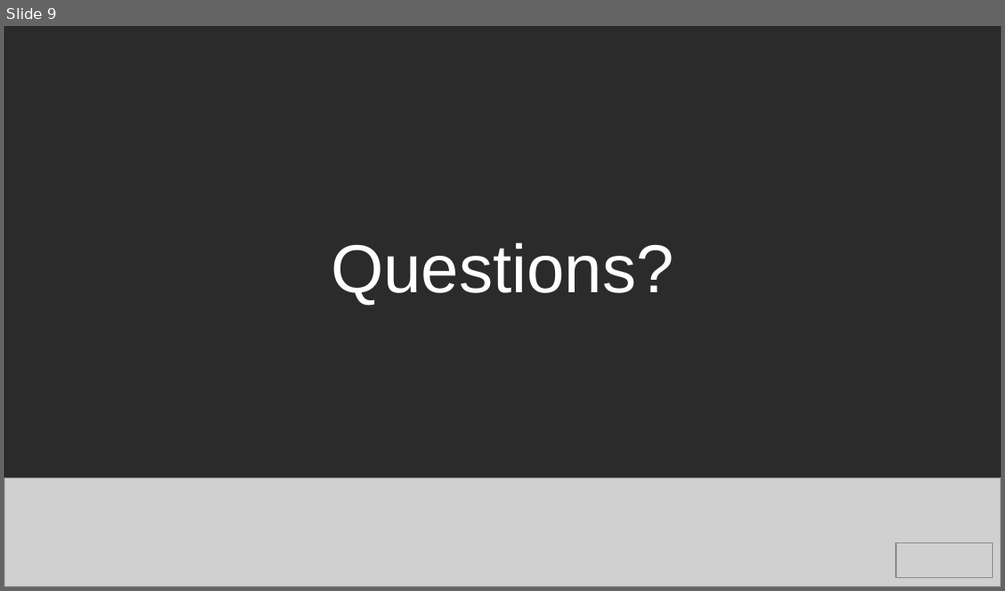
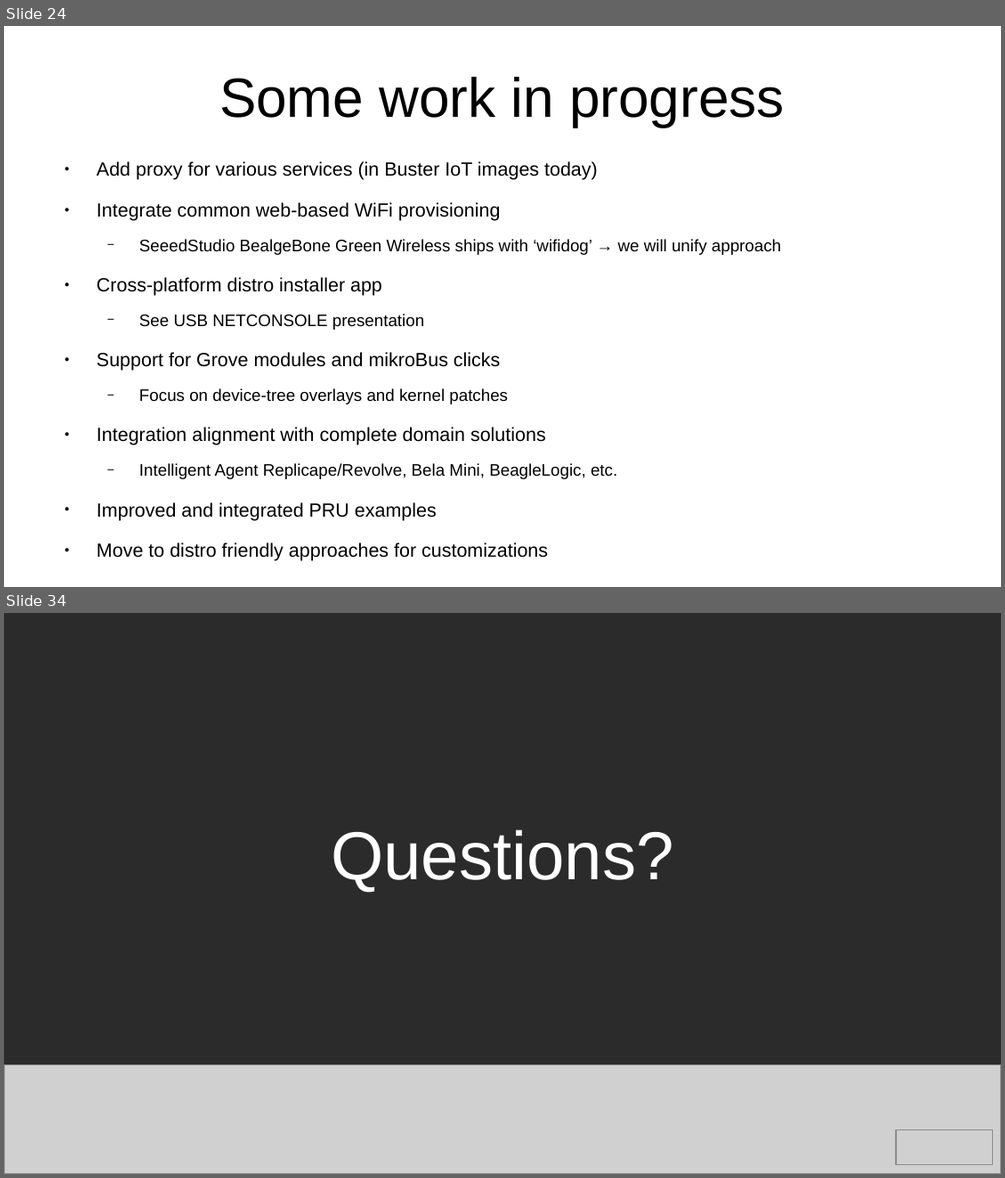
Before and after one commit to e-ale/Slides, a slide deck: pocketbeagle.odp. Shown one above the other, each under a label of ours: slide 9 before the commit, slides 24 and 34 after it; the slides between them are not shown. The pictures are 1005x591 and 1005x1178 pixels, drawn with LibreOffice and Linux fonts; fonts in the diff are those of the drawing; grey boxes stand for pictures; background and template pictures are left out; a plain dark background stands for a picture behind light text. Boxes give left, top, right and bottom in pixels: in the first picture for what was removed or moved away, otherwise in the second. Text is boxed around its words. In the diff, an @@ line names an element or a change of style, - is before the commit and + after.

```diff
--- a/pocketbeagle.odp
+++ b/pocketbeagle.odp
@@ slide 24 added at <box>4,26,1001,587</box>, background #FFFFFF @@
@@ title added at <box>219,77,785,127</box>, 44 pt, text #000000 @@
+Some work in progress
@@ text added at <box>97,161,617,561</box>, 15.2 pt, text #000000 @@
+● Add proxy for various services (in Buster IoT images today)
+● Integrate common web-based WiFi provisioning
+  − SeeedStudio BealgeBone Green Wireless ships with ‘wifidog’ → we will unify approach
+● Cross-platform distro installer app
+  − See USB NETCONSOLE presentation
+● Support for Grove modules and mikroBus clicks
+  − Focus on device-tree overlays and kernel patches
+● Integration alignment with complete domain solutions
+  − Intelligent Agent Replicape/Revolve, Bela Mini, BeagleLogic, etc.
+● Improved and integrated PRU examples
+● Move to distro friendly approaches for customizations
@@ what was slide 9 is now slide 34 @@
```
Also in this commit, not shown: 7 slides changed, 24 other slides added.
